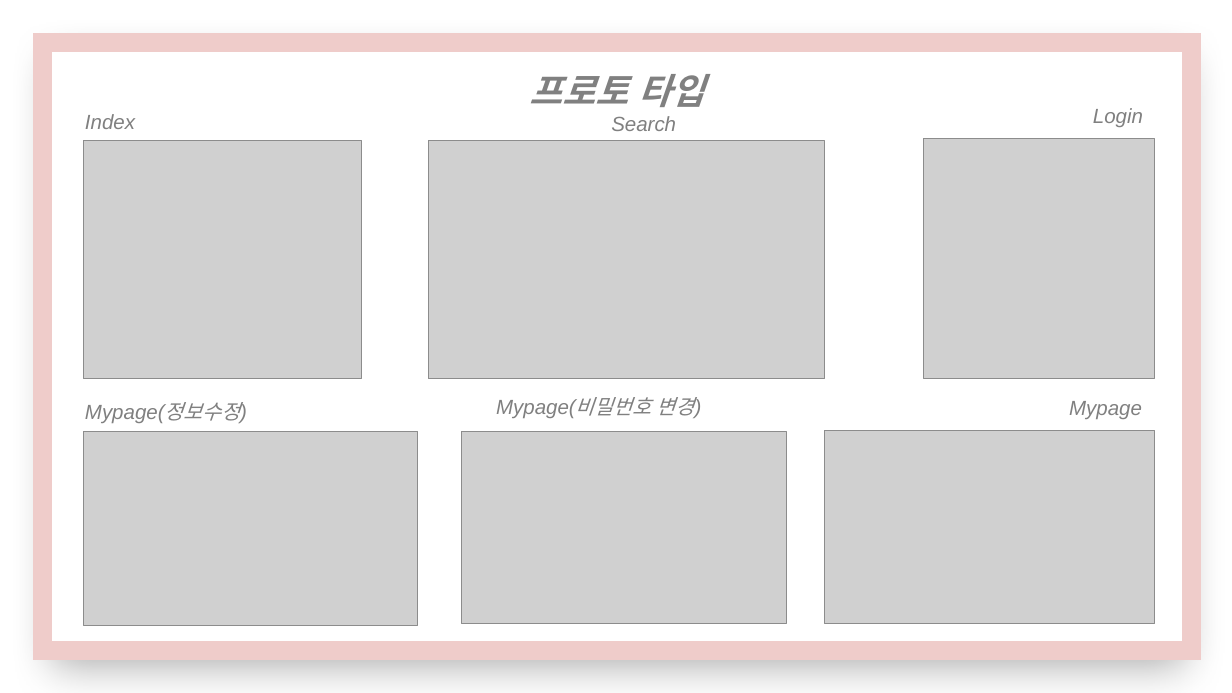
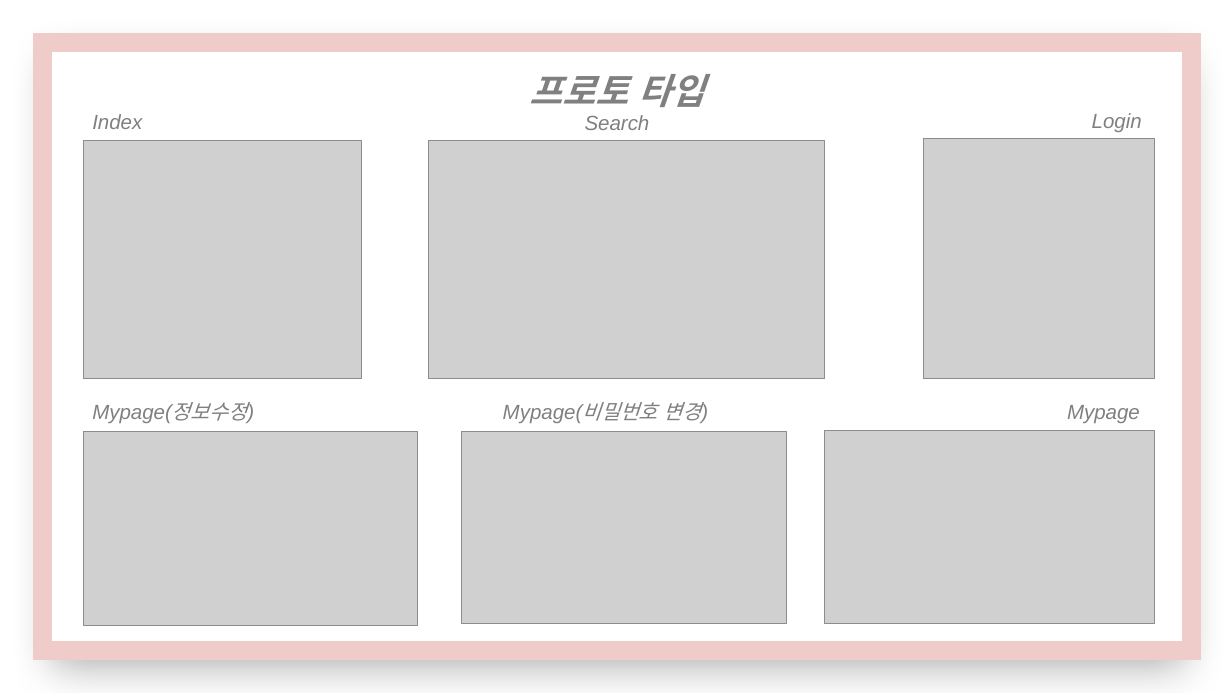
Before and after one commit to What-The-Pork/meeting-log, a slide deck: slide 12 of 팀프로젝트 발표.pptx (slide 11 before the commit). Drawn at 1232x693 pixels with LibreOffice and Linux fonts; fonts in the diff are those of the drawing; grey boxes stand for pictures. Boxes give left, top, right and bottom in pixels: in the first picture for what was removed or moved away, otherwise in the second. Text is boxed around its words. In the diff, an @@ line names an element or a change of style, - is before the commit and + after.

```diff
--- a/팀프로젝트 발표.pptx
+++ b/팀프로젝트 발표.pptx
@@ text "Index": place and size @@
-text "Index" at [85, 114, 135, 129]
+text "Index" at [92, 114, 142, 129]
@@ text "Search": place and size @@
-text "Search" at [611, 116, 676, 131]
+text "Search" at [585, 115, 650, 130]
@@ text "Login": place and size @@
-text "Login" at [1093, 108, 1143, 127]
+text "Login" at [1092, 113, 1142, 132]
@@ text "Mypage(정보수정)": place and size @@
-text "Mypage(정보수정)" at [85, 402, 240, 423]
+text "Mypage(정보수정)" at [92, 402, 247, 423]
@@ text "Mypage(비밀번호 변경)": place and size @@
-text "Mypage(비밀번호 변경)" at [496, 397, 695, 418]
+text "Mypage(비밀번호 변경)" at [503, 402, 701, 423]
@@ text "Mypage": place and size @@
-text "Mypage" at [1069, 401, 1142, 419]
+text "Mypage" at [1067, 405, 1140, 423]
```
Also in this commit, not shown: 7 other slides changed, 2 slides added.
